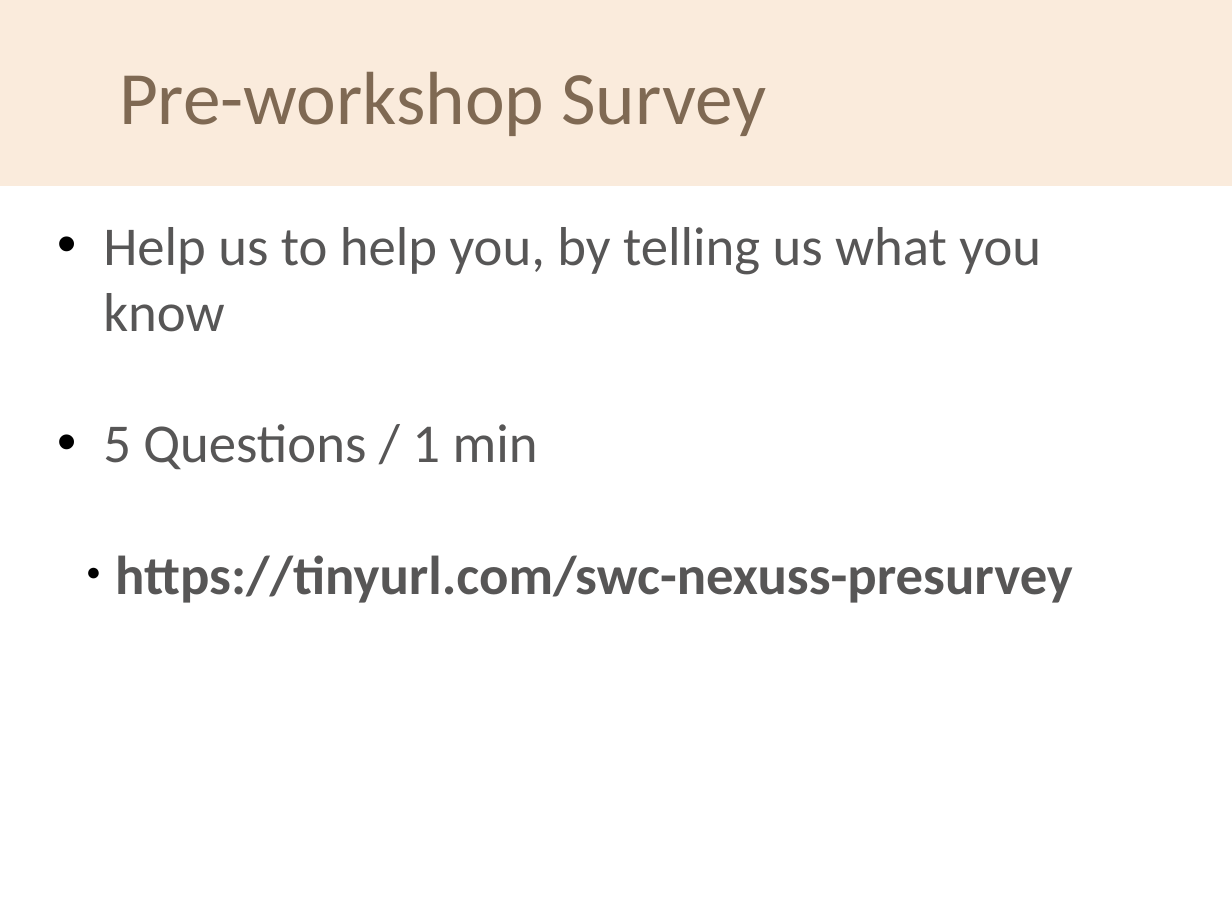
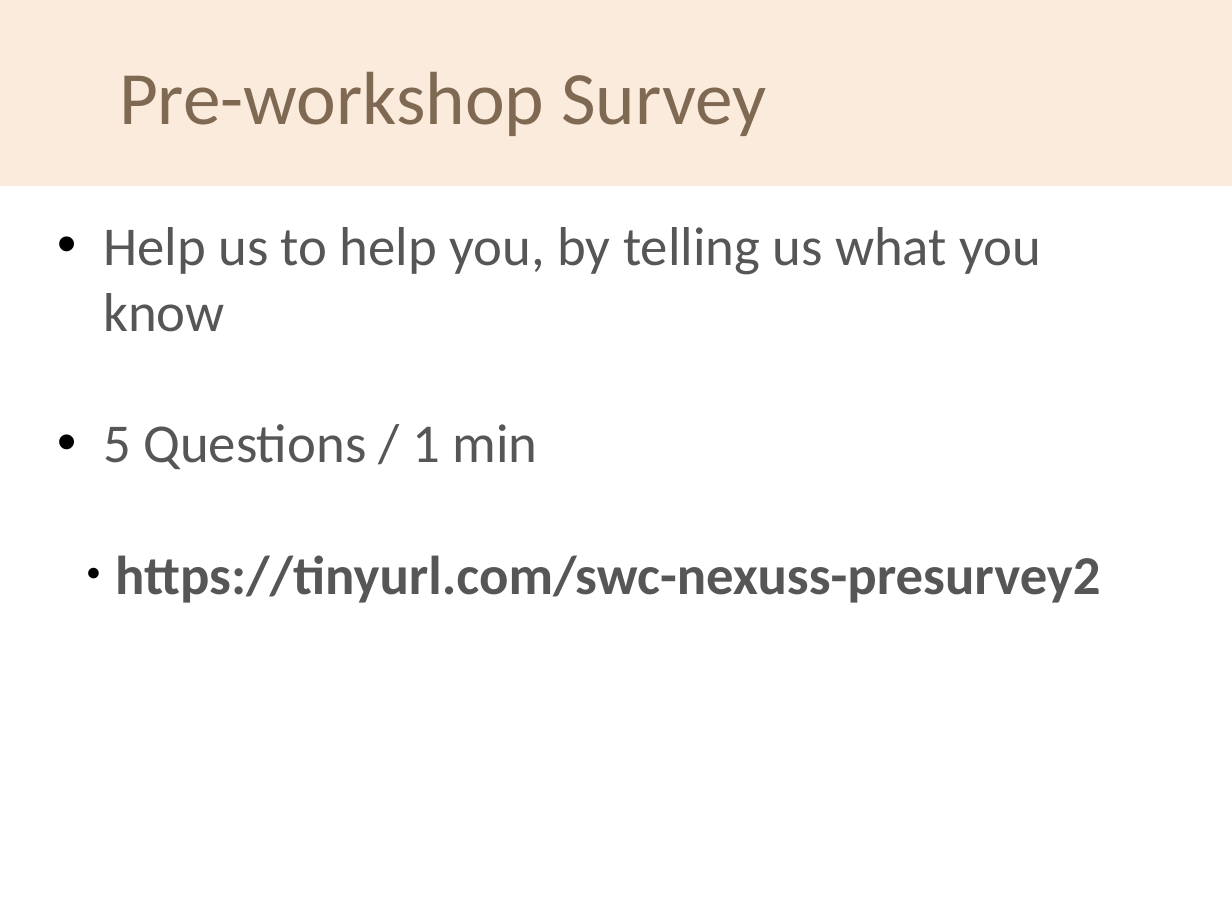
Before and after one commit to softwaresaved/2020-04-30-ramp-swc, a slide deck: slide 18 of welcome/swc-rsg-short-intro.odp. Drawn at 1232x924 pixels with LibreOffice and Linux fonts; fonts in the diff are those of the drawing; background and template pictures are left out. Boxes give left, top, right and bottom in pixels: in the first picture for what was removed or moved away, otherwise in the second. Text is boxed around its words. In the diff, an @@ line names an element or a change of style, - is before the commit and + after.

```diff
--- a/welcome/swc-rsg-short-intro.odp
+++ b/welcome/swc-rsg-short-intro.odp
@@ text at (115,555,1100,603): text changed @@
-  ● https://tinyurl.com/swc-nexuss-presurvey
+  ● https://tinyurl.com/swc-nexuss-presurvey2
```
Also in this commit, not shown: 5 other slides changed, 2 other files.
